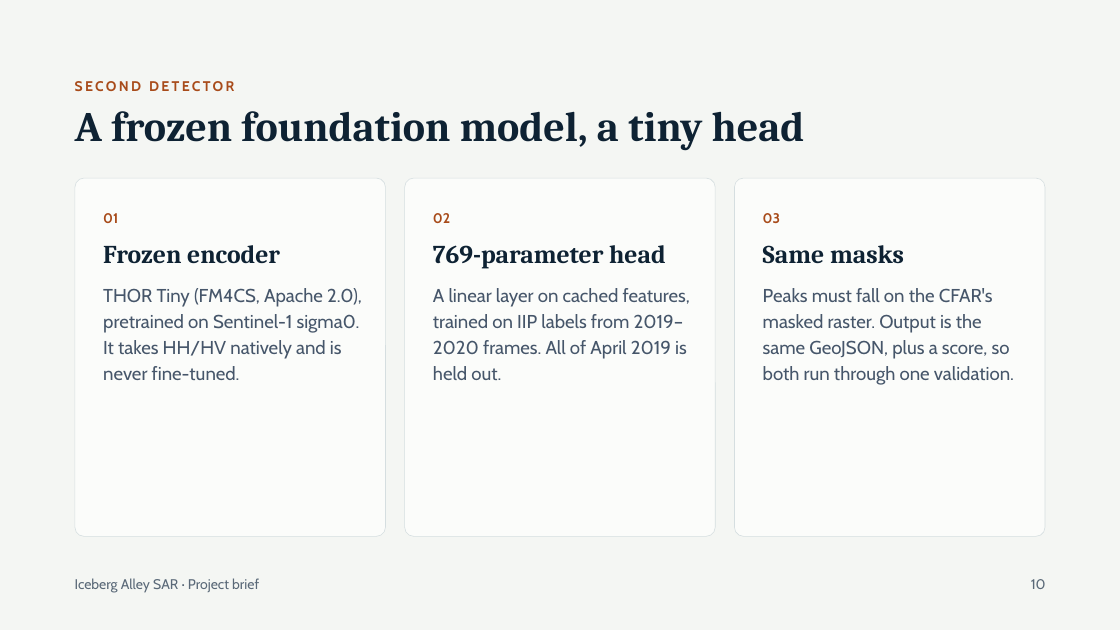
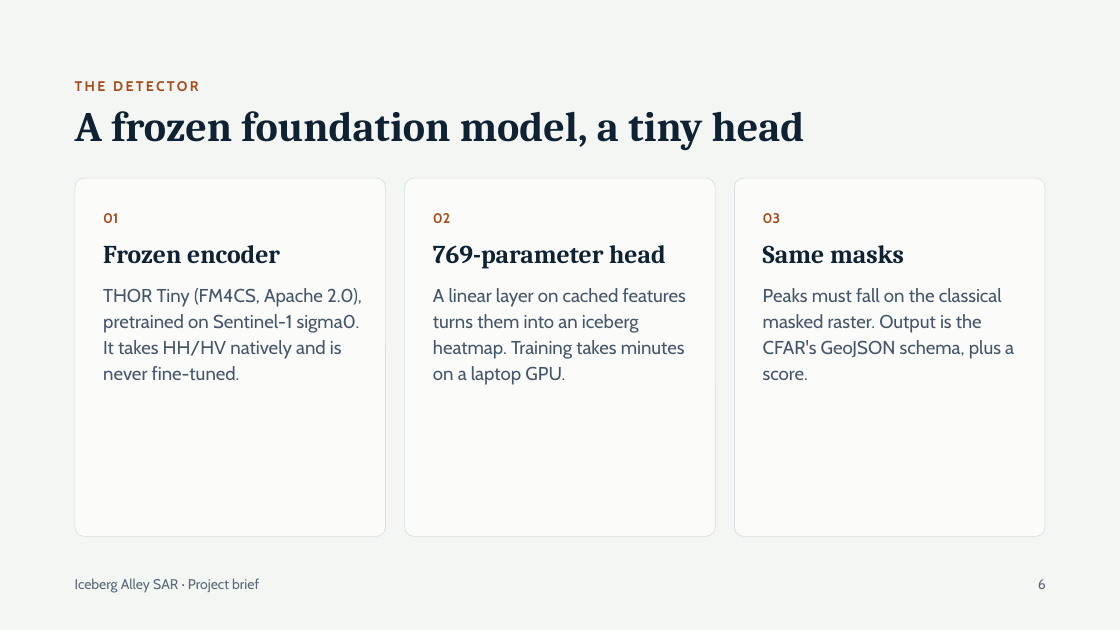
Before and after one commit to natali-kovalski/iceberg-alley-sar, a slide deck: slide 6 of docs/presentation/Iceberg Alley SAR — Project Brief v2.pptx (slide 10 before the commit). Drawn at 1120x630 pixels with LibreOffice and Linux fonts; fonts in the diff are those of the drawing. Boxes give left, top, right and bottom in pixels: in the first picture for what was removed or moved away, otherwise in the second. Text is boxed around its words. In the diff, an @@ line names an element or a change of style, - is before the commit and + after.

```diff
--- a/docs/presentation/Iceberg Alley SAR — Project Brief v2.pptx
+++ b/docs/presentation/Iceberg Alley SAR — Project Brief v2.pptx
@@ text at (75,81,198,91): text changed @@
-SECOND DETECTOR
+THE DETECTOR
@@ text at (433,288,686,385): text changed @@
-A linear layer on cached features, trained on IIP labels from 2019–2020 frames. All of April 2019 is held out.
+A linear layer on cached features turns them into an iceberg heatmap. Training takes minutes on a laptop GPU.
@@ text at (763,288,1014,380): text changed @@
-Peaks must fall on the CFAR's masked raster. Output is the same GeoJSON, plus a score, so both run through one validation.
+Peaks must fall on the classical masked raster. Output is the CFAR's GeoJSON schema, plus a score.
@@ text at (1038,579,1046,589): text changed @@
-10
+6
```
Also in this commit, not shown: 12 other slides changed, 1 slide added, 1 slide removed, 10 other files.
